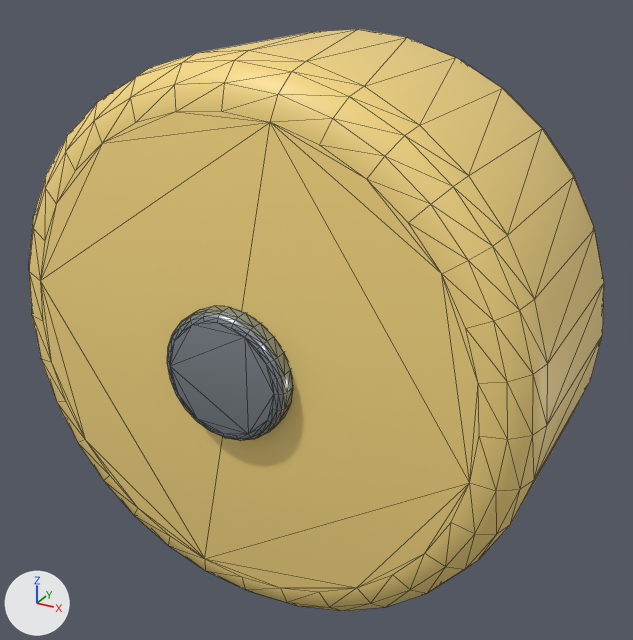
Before and after pictures for a commit that changed the glTF model assets/models/wheel.glb.
Camera for both pictures: a camera (50 mm lens) standing at (0.772, -1.376, 1.203) and looking at (0.013, 0.004, 0.513). Every picture has the same lights, and +X, +Y and +Z are marked at lower left. The older version comes first. Mesh edges are drawn as thin lines. Where no turn or scale is listed for an object, it has been applied to the vertices.

The scene before the commit, as lines of its bpy script (objects in view):
```python
mat_wheel_bearing = principled_material('Wheel bearing')
mat_wheel_bearing.base_color = (0.349, 0.396, 0.435)  # grey #9fa9b0
mat_wheel_bearing.metallic = 0.65
mat_wheel_bearing.roughness = 0.22
mat_wheel_gold = principled_material('Wheel gold')
mat_wheel_gold.base_color = (0.949, 0.706, 0.227)  # yellow #f9db83
mat_wheel_gold.roughness = 0.46
me_cylinder = bpy.data.meshes.new('Cylinder')
me_cylinder.from_pydata(...)  # 256 vertices, 508 faces; spans x -0.52..0.52, y -0.27..0.27, z -0.52..0.52
me_cylinder.materials.append(mat_wheel_gold)  # yellow #f9db83
me_cylinder_001 = bpy.data.meshes.new('Cylinder.001')
me_cylinder_001.from_pydata(...)  # 384 vertices, 760 faces; spans x -0.12..0.12, y -0.025..0.589, z -0.12..0.12
me_cylinder_001.materials.append(mat_wheel_bearing)  # grey #9fa9b0
ob_wheel_wheel_bearing = bpy.data.objects.new('wheel_wheel_bearing', me_cylinder_001)
ob_wheel_wheel_bearing.location = (0.0, -0.282, 0.52)
ob_wheel_wheel_gold = bpy.data.objects.new('wheel_wheel_gold', me_cylinder)
ob_wheel_wheel_gold.location = (0.0, 0.0, 0.52)
```
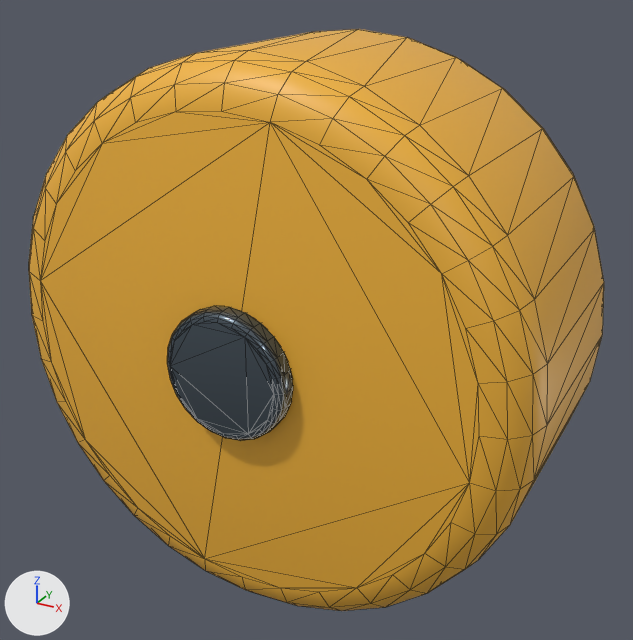
Pixel boxes (x1, y1, x2, y2) of what changed, in the pictures (633 x 640 px):
'wheel_wheel_gold', recoloured (yellow to orange)
    both: (29, 29, 604, 611)
'wheel_wheel_bearing', recoloured (darker)
    both: (167, 306, 293, 441)

What changed in the scene script:
```text
Change mat_wheel_bearing:
    mat_wheel_bearing.base_color: (0.349, 0.396, 0.435) -> (0.0999, 0.13, 0.159)  # grey #9fa9b0 -> greyish blue #59656f
Change mat_wheel_gold:
    mat_wheel_gold.base_color: (0.949, 0.706, 0.227) -> (0.888, 0.456, 0.0423)  # yellow #f9db83 -> orange #f2b43a
```
